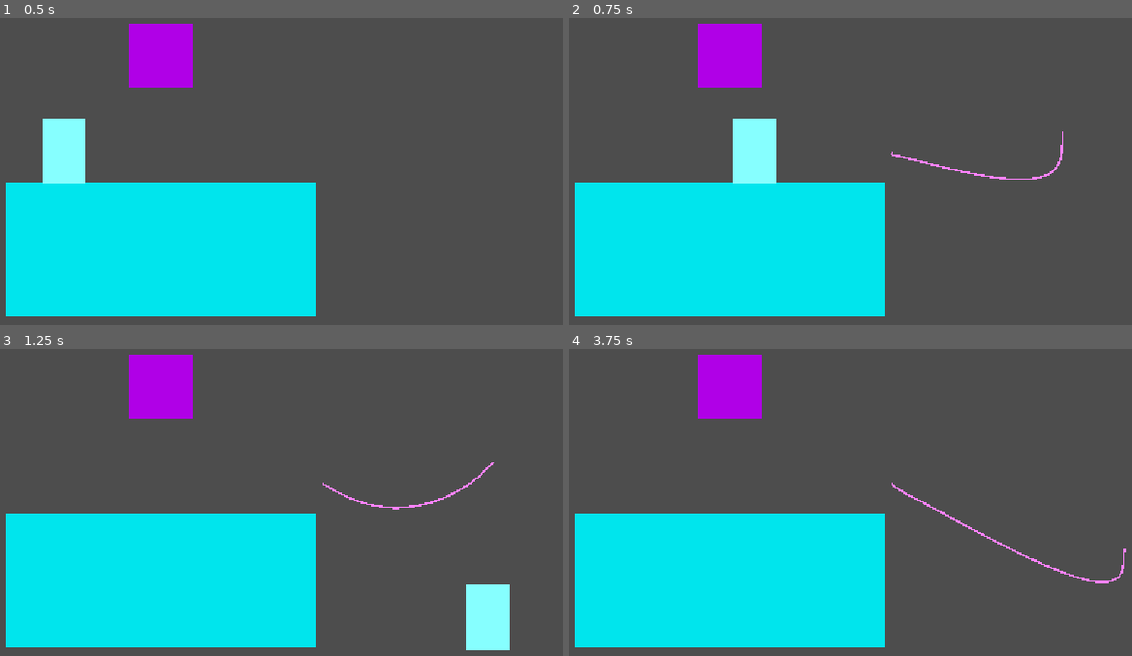
Above: before the commit, frames 1-4 (two rows, left to right).
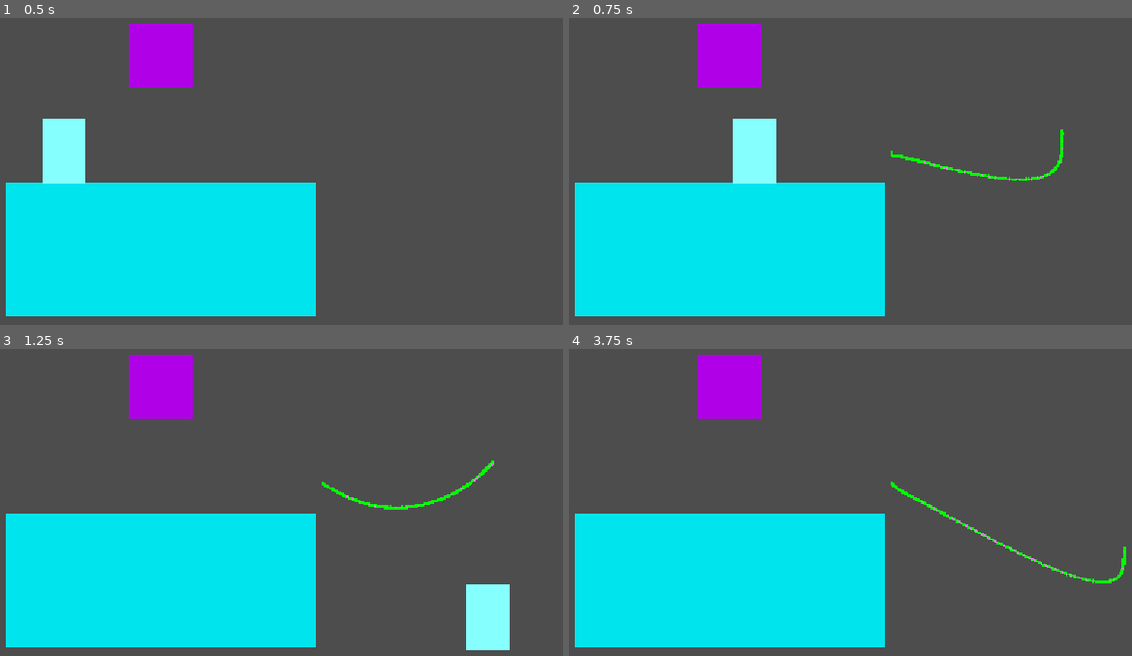
Above: after the commit, the same moments.

Repository: madgustoo/sandbox
Game: Godot game, scene res://main.tscn
Two runs of this game, one before a commit and one after it. Both use one fixed random seed, a clock stepped at 60 frames per second and the inputs below.
Inputs (mouse positions are in pixels of both pictures, inside the frame that each line leads up to):
- Up to frame 1 (0.5 s): no input
- Up to frame 2 (0.75 s): tap Enter at 0.5 s; move the mouse to (1064, 131) at 0.52 s; hold Right (ui_right) from 0.53 s (still down); click (1064, 131) at 0.6 s
- Up to frame 3 (1.25 s): keep holding Right (ui_right)
- Up to frame 4 (3.75 s): move the mouse to (737, 505) at 1.27 s; click (737, 505) at 1.35 s; move the mouse to (968, 388) at 2.02 s; release Right (ui_right) at 2.03 s; hold Left (ui_left) 2.03-2.78 s; click (968, 388) at 2.1 s; move the mouse to (850, 570) at 2.77 s; hold Right (ui_right) from 2.78 s (still down); click (850, 570) at 2.85 s; move the mouse to (1126, 548) at 3.52 s; click (1126, 548) at 3.6 s

Frame 1 is identical in both runs. In frame 2, 0.3% of the frame differs, in the area x 57-88%, y 36-53%; in frame 3, 0.3%; in frame 4, 0.4%, in the area x 57-99%, y 43-77%.

Commit message:
small changes

Diff:
--- a/rope.tscn
+++ b/rope.tscn
@@ -7,9 +7,9 @@
 number_of_rope_segments = 100
 dampening = 0.96
 collision_mask = 2
-collision_segment_interval = 1
 pin_end = true
 
 [node name="Line2D" type="Line2D" parent="." unique_id=552446880]
+z_index = -1
 width = 0.5
 default_color = Color(1, 0.5137255, 1, 1)
--- a/scripts/rope_verlet.gd
+++ b/scripts/rope_verlet.gd
@@ -21,13 +21,15 @@
 
 # For collision handling
 @export_flags_2d_physics var collision_mask = 1 # Where to look for collisions (detect)
-@export var collision_radius = 0.1
+@export var collision_radius = 0.28
 @export var bounce_factor = 0.1
 # @export var collection_clamp_amount = 0.1
 
 @export var collision_segment_interval = 2
 
+## To freeze rope start point
 @export var pin_start: bool = true
+## To freeze rope end point
 @export var pin_end: bool = false
 
 var start_position: Vector2
@@ -220,4 +222,4 @@
 
 func _draw() -> void:
 	for rope_segment in rope_segments:
-		draw_circle(to_local(rope_segment.current_position), collision_radius, Color.GREEN, false, 0.1)
+		draw_circle(to_local(rope_segment.current_position), collision_radius, Color.GREEN, false, collision_radius)
